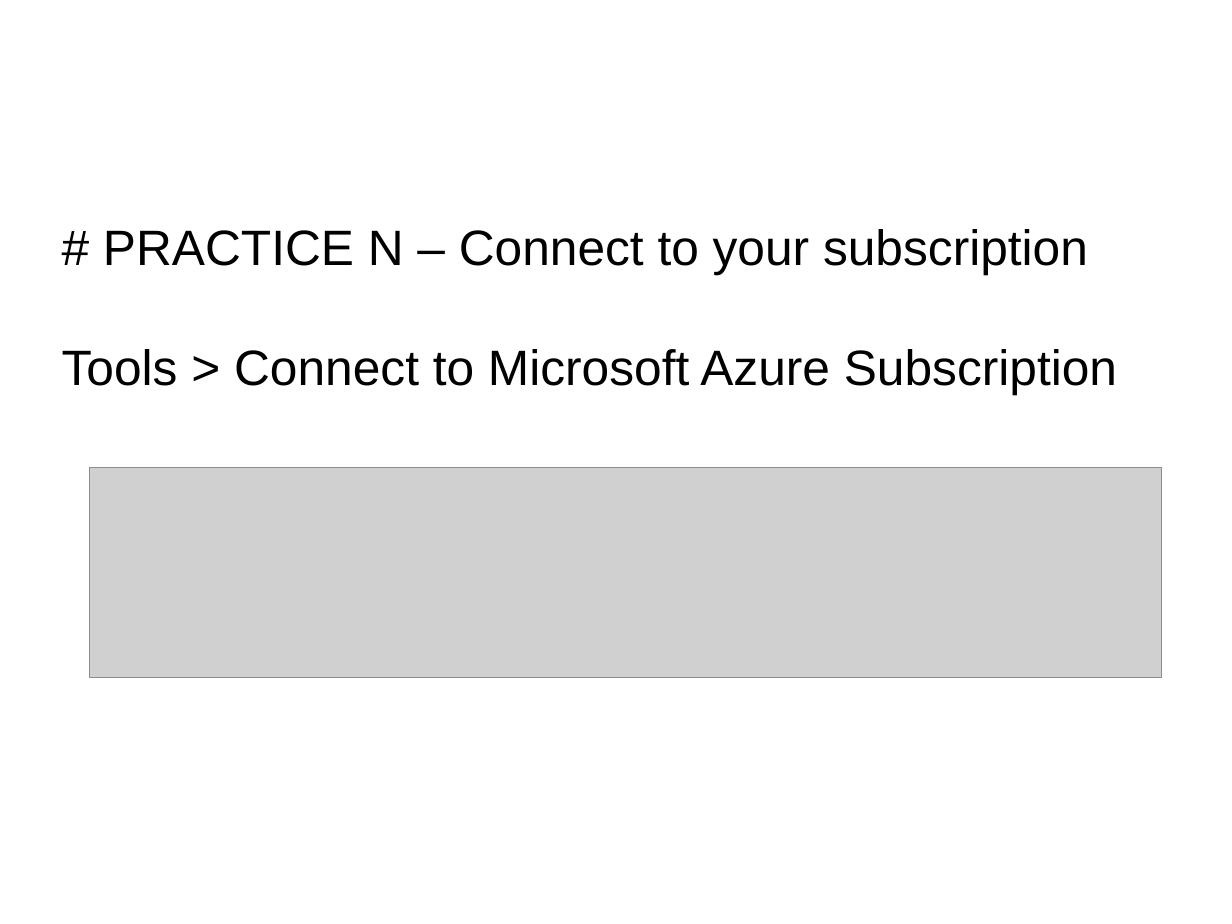
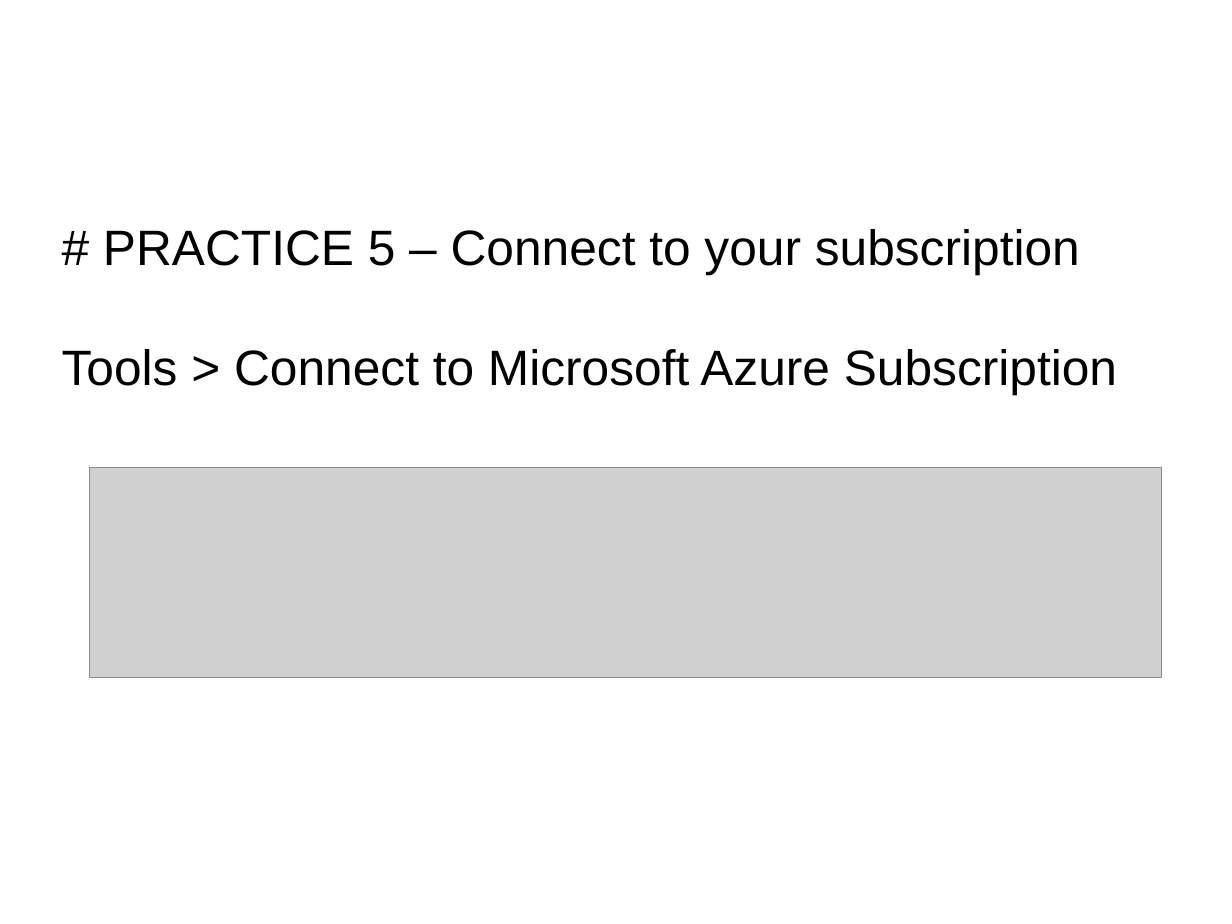
Before and after one commit to dsikar/GMSHadoopWorkshop, a slide deck: slide 9 of slides/06-RunningHadoopOnAzure.odp. Drawn at 1232x924 pixels with LibreOffice and Linux fonts; fonts in the diff are those of the drawing; grey boxes stand for pictures; background and template pictures are left out. Boxes give left, top, right and bottom in pixels: in the first picture for what was removed or moved away, otherwise in the second. Text is boxed around its words. In the diff, an @@ line names an element or a change of style, - is before the commit and + after.

```diff
--- a/slides/06-RunningHadoopOnAzure.odp
+++ b/slides/06-RunningHadoopOnAzure.odp
@@ subtitle at <box>103,229,1080,275</box>: text changed @@
-# PRACTICE N – Connect to your subscription
+# PRACTICE 5 – Connect to your subscription
```
Also in this commit, not shown: 5 other slides changed, 1 slide removed, 6 other files.
